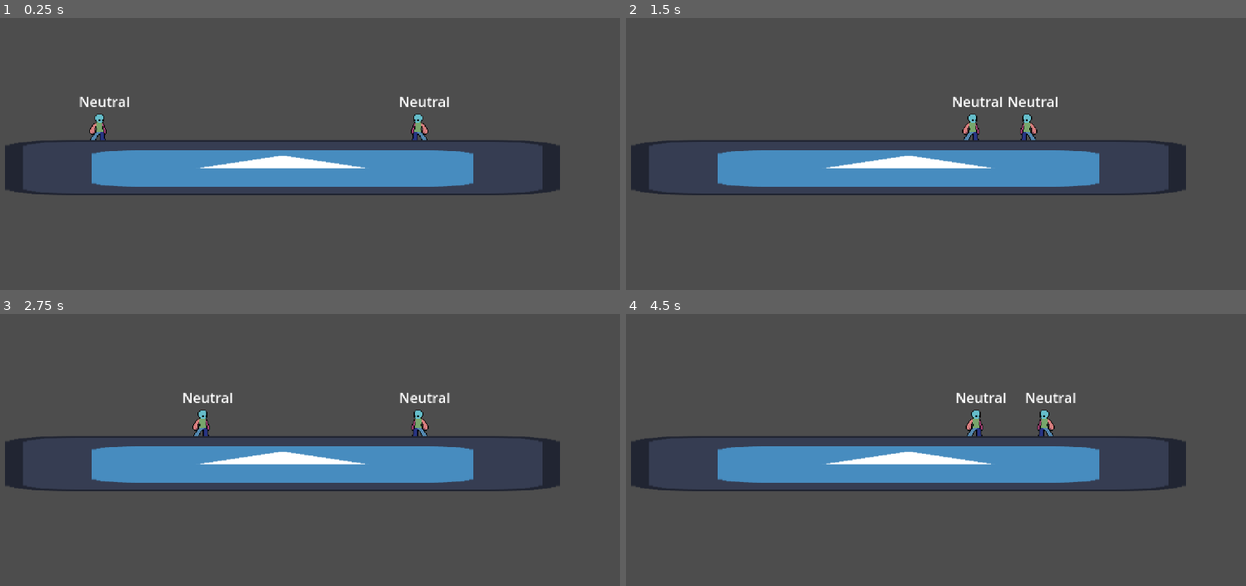
Above: before the commit, frames 1-4 (two rows, left to right).
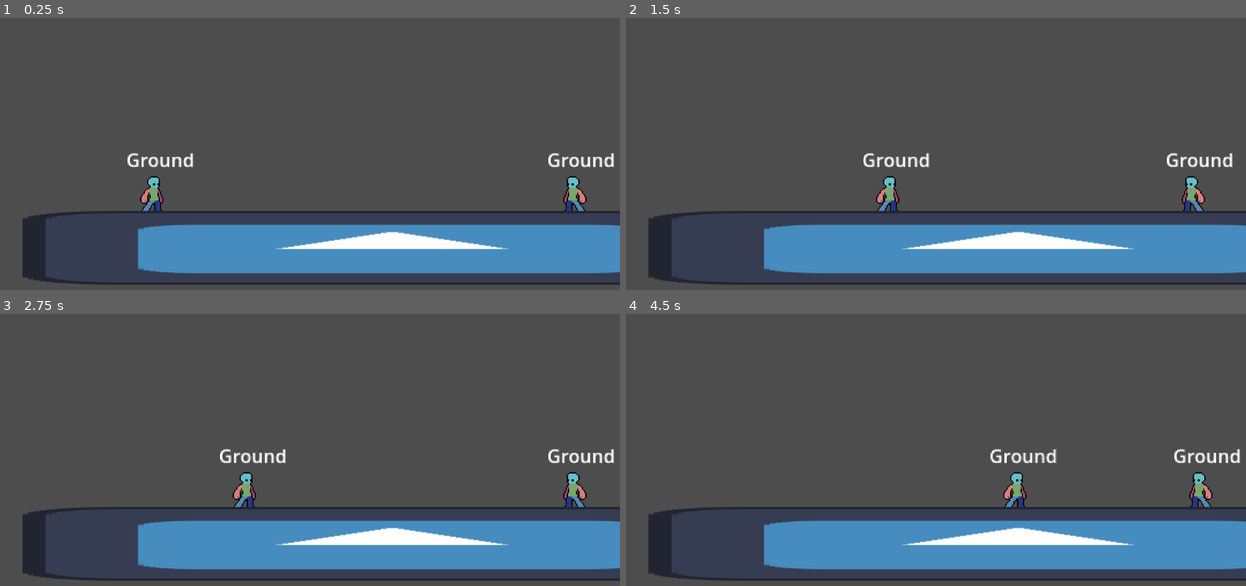
Above: after the commit, the same moments.

Repository: rmjuarez12/i-teched-that-fg
Game: Godot game, scene res://test-scene.tscn
The game is run twice, just before and just after one commit, with the same random seed, the same clock (stepped at 60 frames per second) and the same inputs. The engine's default icon, where the game draws it, is replaced by a stand-in: a white triangle on a blue panel in a dark square.
Inputs:
- Up to frame 1 (0.25 s): no input
- Up to frame 2 (1.5 s): tap Enter at 0.5 s; hold D (p1_forward) from 0.53 s (still down); tap Left (p2_back) at 0.6 s; tap Down (p2_down) at 1.35 s
- Up to frame 3 (2.75 s): release D (p1_forward) at 2.03 s; hold A (p1_back) from 2.03 s (still down); tap Right (p2_forward) at 2.1 s
- Up to frame 4 (4.5 s): release A (p1_back) at 2.78 s; hold D (p1_forward) 2.78-4.28 s; tap Up (p2_up) at 2.85 s; tap Left (p2_back) at 3.6 s; hold A (p1_back) from 4.28 s (still down); tap Down (p2_down) at 4.35 s

The runs differ from the first frame. In frame 1, 28% of the frame differs, in the area x 0-100%, y 28-99%; in frame 2, 28%; in frame 3, 28%; in frame 4, 28%.

Commit message:
Added a simple State Machine

Diff:
--- /dev/null
+++ b/classes/PlayerState.gd
@@ -0,0 +1,21 @@
+extends Node
+
+class_name PlayerState
+
+@export var can_move: bool = true
+
+var character : CharacterBody2D
+var next_state : PlayerState
+var playback : AnimationNodeStateMachinePlayback
+
+func state_process(_delta):
+	pass
+
+func state_input(_event : InputEvent):
+	pass
+
+func on_enter():
+	pass
+
+func on_exit():
+	pass
--- a/scenes/Player/Player.tscn
+++ b/scenes/Player/Player.tscn
@@ -1,20 +1,34 @@
-[gd_scene load_steps=4 format=3 uid="uid://b42is2rsq8282"]
+[gd_scene load_steps=13 format=3 uid="uid://b42is2rsq8282"]
 
 [ext_resource type="Script" uid="uid://pk5odqkytgqf" path="res://scenes/Player/scripts/player_controller.gd" id="1_ky53y"]
 [ext_resource type="Texture2D" uid="uid://c75ta2h4dvv51" path="res://assets/chracter-placeholder.png" id="2_bvqhm"]
+[ext_resource type="Script" uid="uid://dsl78sa4r2va0" path="res://scenes/Player/scripts/state_machine.gd" id="3_ved6o"]
+[ext_resource type="Script" uid="uid://bxnvgq4dhmnph" path="res://scenes/Player/scripts/ground_state.gd" id="4_socpp"]
+[ext_resource type="Script" uid="uid://bw55tq8yxuk8o" path="res://scenes/Player/scripts/jump_state.gd" id="5_socpp"]
+[ext_resource type="Script" uid="uid://bb6xyehby4fn4" path="res://scenes/Player/scripts/falling_state.gd" id="6_fxc31"]
+[ext_resource type="Script" uid="uid://sfg550twckkp" path="res://scenes/Player/scripts/forward_dash_state.gd" id="7_fxc31"]
+[ext_resource type="Script" uid="uid://dybxmei2wnt3u" path="res://scenes/Player/scripts/back_dash_state.gd" id="8_puxyr"]
 
 [sub_resource type="RectangleShape2D" id="RectangleShape2D_c5pbs"]
 size = Vector2(20, 33)
 
-[node name="BigGuy" type="CharacterBody2D"]
+[sub_resource type="AnimationNodeStateMachine" id="AnimationNodeStateMachine_socpp"]
+
+[sub_resource type="RectangleShape2D" id="RectangleShape2D_mmokv"]
+
+[sub_resource type="RectangleShape2D" id="RectangleShape2D_puxyr"]
+size = Vector2(14, 30)
+
+[node name="Player" type="CharacterBody2D"]
 script = ExtResource("1_ky53y")
-
-[node name="CollisionShape2D" type="CollisionShape2D" parent="."]
-position = Vector2(0, 0.5)
-shape = SubResource("RectangleShape2D_c5pbs")
 
 [node name="Sprite2D" type="Sprite2D" parent="."]
 texture = ExtResource("2_bvqhm")
+
+[node name="CollisionShape2D" type="CollisionShape2D" parent="."]
+visible = false
+position = Vector2(0, 0.5)
+shape = SubResource("RectangleShape2D_c5pbs")
 
 [node name="Label" type="Label" parent="."]
 offset_left = -23.0
@@ -22,3 +36,82 @@
 offset_right = 19.0
 offset_bottom = -19.0
 text = "Input"
+
+[node name="StateMachine" type="Node" parent="." node_paths=PackedStringArray("player_character", "current_state", "animation_tree", "state_label")]
+script = ExtResource("3_ved6o")
+player_character = NodePath("..")
+current_state = NodePath("Ground")
+animation_tree = NodePath("../BigGuyAnim/AnimationTree")
+state_label = NodePath("../Label")
+
+[node name="Ground" type="Node" parent="StateMachine" node_paths=PackedStringArray("jump_state", "falling_state", "f_dash_state", "b_dash_state")]
+script = ExtResource("4_socpp")
+jump_state = NodePath("../Jump")
+falling_state = NodePath("../Falling")
+f_dash_state = NodePath("../ForwardDash")
+b_dash_state = NodePath("../BackDash")
+metadata/_custom_type_script = "uid://dc1su2sa0sebm"
+
+[node name="Jump" type="Node" parent="StateMachine" node_paths=PackedStringArray("falling_state")]
+script = ExtResource("5_socpp")
+falling_state = NodePath("../Falling")
+can_move = false
+metadata/_custom_type_script = "uid://dc1su2sa0sebm"
+
+[node name="Falling" type="Node" parent="StateMachine" node_paths=PackedStringArray("landing_state")]
+script = ExtResource("6_fxc31")
+landing_state = NodePath("../Ground")
+can_move = false
+metadata/_custom_type_script = "uid://dc1su2sa0sebm"
+
+[node name="ForwardDash" type="Node" parent="StateMachine" node_paths=PackedStringArray("ground_state", "dash_timer")]
+script = ExtResource("7_fxc31")
+ground_state = NodePath("../Ground")
+dash_timer = NodePath("../../FDashTimer")
+can_move = false
+metadata/_custom_type_script = "uid://dc1su2sa0sebm"
+
+[node name="BackDash" type="Node" parent="StateMachine" node_paths=PackedStringArray("ground_state", "dash_timer")]
+script = ExtResource("8_puxyr")
+ground_state = NodePath("../Ground")
+dash_timer = NodePath("../../BDashTimer")
+can_move = false
+metadata/_custom_type_script = "uid://dc1su2sa0sebm"
+
+[node name="BigGuyAnim" type="Node" parent="."]
+
+[node name="AnimationTree" type="AnimationTree" parent="BigGuyAnim"]
+root_node = NodePath(".")
+tree_root = SubResource("AnimationNodeStateMachine_socpp")
+anim_player = NodePath("../AnimationPlayer")
+
+[node name="AnimationPlayer" type="AnimationPlayer" parent="BigGuyAnim"]
+root_node = NodePath("../AnimationTree")
+
+[node name="FDashTimer" type="Timer" parent="."]
+wait_time = 0.5
+
+[node name="BDashTimer" type="Timer" parent="."]
+wait_time = 0.5
+
+[node name="HitBoxes" type="Node" parent="."]
+
+[node name="Area2D" type="Area2D" parent="HitBoxes"]
+
+[node name="CollisionShape2D" type="CollisionShape2D" parent="HitBoxes/Area2D"]
+position = Vector2(13, 0)
+shape = SubResource("RectangleShape2D_mmokv")
+debug_color = Color(0.921157, 0.200782, 0.494826, 0.42)
+
+[node name="HurtBoxes" type="Node" parent="."]
+
+[node name="Area2D" type="Area2D" parent="HurtBoxes"]
+
+[node name="CollisionShape2D" type="CollisionShape2D" parent="HurtBoxes/Area2D"]
+shape = SubResource("RectangleShape2D_puxyr")
+debug_color = Color(0.185825, 0.555695, 0.860575, 0.42)
+
+[connection signal="timeout" from="FDashTimer" to="StateMachine/ForwardDash" method="_on_dash_timer_timeout"]
+[connection signal="timeout" from="FDashTimer" to="StateMachine/ForwardDash" method="_on_f_dash_timer_timeout"]
+[connection signal="timeout" from="BDashTimer" to="StateMachine/ForwardDash" method="_on_dash_timer_timeout"]
+[connection signal="timeout" from="BDashTimer" to="StateMachine/BackDash" method="_on_b_dash_timer_timeout"]
--- /dev/null
+++ b/scenes/Player/scripts/back_dash_state.gd
@@ -0,0 +1,16 @@
+extends PlayerState
+
+@export var ground_state: PlayerState
+@export var dash_timer: Timer
+
+func on_enter() -> void:
+	dash_timer.start()
+	character.velocity.x = -70 if character.is_facing_right else 70
+	character.velocity.y += -50
+
+func state_process(_delta):
+	character.velocity.y += -700 * _delta
+
+func _on_b_dash_timer_timeout() -> void:
+	dash_timer.stop()
+	next_state = ground_state
--- /dev/null
+++ b/scenes/Player/scripts/falling_state.gd
@@ -0,0 +1,7 @@
+extends PlayerState
+
+@export var landing_state: PlayerState
+
+func state_process(_delta):
+	if(character.is_on_floor()):
+		next_state = landing_state
--- /dev/null
+++ b/scenes/Player/scripts/forward_dash_state.gd
@@ -0,0 +1,12 @@
+extends PlayerState
+
+@export var ground_state: PlayerState
+@export var dash_timer: Timer
+
+func on_enter() -> void:
+	dash_timer.start()
+	character.velocity.x = 100 if character.is_facing_right else -100
+
+func _on_f_dash_timer_timeout() -> void:
+	dash_timer.stop()
+	next_state = ground_state
--- /dev/null
+++ b/scenes/Player/scripts/ground_state.gd
@@ -0,0 +1,28 @@
+extends PlayerState
+
+@export var jump_speed:float = -400.0
+
+@export var jump_state: PlayerState
+@export var falling_state: PlayerState
+@export var f_dash_state: PlayerState
+@export var b_dash_state: PlayerState
+
+func state_process(_delta):
+	if not character.is_on_floor():
+		next_state = falling_state
+
+func state_input(event : InputEvent):
+	if(event.is_action_pressed(character.player_inputs.up) and can_move):
+		jump(event)
+
+	if character.match_motion(character.motion_inputs["FDash"]):
+		next_state = f_dash_state
+
+	if character.match_motion(character.motion_inputs["BDash"]):
+		next_state = b_dash_state
+
+func jump(_event : InputEvent):
+	var jump_velocity = jump_speed
+
+	character.velocity.y = jump_velocity
+	next_state = jump_state
--- /dev/null
+++ b/scenes/Player/scripts/hurt_boxes.gd
@@ -0,0 +1,11 @@
+extends Node2D
+
+@export var collision_shape: CollisionShape2D
+
+func _draw():
+    if collision_shape.shape is RectangleShape2D:
+        var s = collision_shape.shape.size
+        draw_rect(Rect2(-s/2, s), Color(1, 0, 0, 0.4), false)
+
+    elif collision_shape.shape is CircleShape2D:
+        draw_circle(Vector2.ZERO, collision_shape.shape.radius, Color(0, 1, 0, 0.4))
--- /dev/null
+++ b/scenes/Player/scripts/jump_state.gd
@@ -0,0 +1,8 @@
+extends PlayerState
+
+@export var falling_state: PlayerState
+
+# Called every frame. 'delta' is the elapsed time since the previous frame.
+func state_process(_delta: float) -> void:
+	if character.velocity.y > 0:
+		next_state = falling_state
--- a/scenes/Player/scripts/player_controller.gd
+++ b/scenes/Player/scripts/player_controller.gd
@@ -1,11 +1,13 @@
 extends CharacterBody2D
 
 # Movement Vars
-const SPEED = 300.0
+const SPEED = 100.0
 const JUMP_VELOCITY = -400.0
 
 @export var is_facing_right: bool = true
 @onready var sprite_2d: Sprite2D = $Sprite2D
+
+@onready var state_machine: PlayerStateMachine = $StateMachine
 
 # Define if player one
 @export var is_player_one: bool = true
@@ -41,7 +43,7 @@
 
 # Input buffering
 var input_buffer: Array = []
-var buffer_timer:float = 0.3
+var buffer_timer:float = 0.5
 var curr_directional_input:  Vector2 = Vector2(0, 0)
 var prev_directional_input:  Vector2 = Vector2(0, 0)
 @onready var buffering_timer = $InputBufferTimer
@@ -62,10 +64,6 @@
 	if not is_on_floor():
 		velocity += get_gravity() * delta
 
-	# Handle jump.
-	if Input.is_action_just_pressed(player_inputs.up) and is_on_floor():
-		velocity.y = JUMP_VELOCITY
-
 	# For basic movement
 	handle_character_movement()
 	handle_facing_direction()
@@ -75,22 +73,15 @@
 	handle_input_buffering()
 	prune_buffer()
 
-	# Basic Motion Inputs
-	if match_motion(motion_inputs["FDash"]):
-		input_type_label.set_text("Forward Dash")
-	elif match_motion(motion_inputs["BDash"]):
-		input_type_label.set_text("Back Dash")
-	else:
-		input_type_label.set_text("Neutral")
-
 # Handles basic character movement
 func handle_character_movement() -> void:
 	var direction := Input.get_axis(player_inputs.back, player_inputs.forward)
 
-	if direction:
+	if direction and state_machine.current_state.can_move:
 		velocity.x = direction * SPEED
 	else:
-		velocity.x = move_toward(velocity.x, 0, SPEED)
+		if state_machine.current_state.name == "Ground":
+			velocity.x = move_toward(velocity.x, 0, SPEED)
 
 # Changes character facing direction based on opponent's position
 func handle_facing_direction() -> void:
--- /dev/null
+++ b/scenes/Player/scripts/state_machine.gd
@@ -0,0 +1,43 @@
+extends Node
+
+class_name PlayerStateMachine
+
+@export var player_character: Node
+@export var current_state : PlayerState
+@export var animation_tree : AnimationTree
+
+var states : Array[PlayerState]
+
+#For testing
+@export var state_label: Label
+
+func _ready() -> void:
+
+  for child in get_children():
+    if child is PlayerState:
+      states.append(child)
+
+      child.character = player_character
+      child.playback = animation_tree["parameters/playback"]
+    else:
+      push_error("Child node is not a PlayerState: " + child.name)
+
+func _input(event : InputEvent):
+  current_state.state_input(event)
+
+func _physics_process(delta: float) -> void:
+
+  if(current_state.next_state != null):
+    switch_states(current_state.next_state)
+
+  current_state.state_process(delta)
+  state_label.set_text(current_state.name)
+
+func switch_states(new_state : PlayerState):
+  if(current_state != null):
+    current_state.on_exit()
+    current_state.next_state = null
+
+  current_state = new_state
+
+  current_state.on_enter()
--- a/test-scene.tscn
+++ b/test-scene.tscn
@@ -10,7 +10,7 @@
 [node name="Node2D" type="Node2D"]
 
 [node name="Player1" parent="." instance=ExtResource("1_0411k")]
-position = Vector2(167, 212)
+position = Vector2(172, 222)
 
 [node name="Player2" parent="." instance=ExtResource("1_0411k")]
 position = Vector2(536, 208)
@@ -28,7 +28,7 @@
 shape = SubResource("RectangleShape2D_8amj3")
 
 [node name="Camera2D" type="Camera2D" parent="."]
-zoom = Vector2(1.5, 1.5)
+zoom = Vector2(2, 2)
 limit_left = 0
 limit_top = 0
 
Not shown, added: classes/PlayerState.gd.uid
Not shown, added: scenes/Player/scripts/back_dash_state.gd.uid
Not shown, added: scenes/Player/scripts/falling_state.gd.uid
Not shown, added: scenes/Player/scripts/forward_dash_state.gd.uid
Not shown, added: scenes/Player/scripts/ground_state.gd.uid
Not shown, added: scenes/Player/scripts/hurt_boxes.gd.uid
Not shown, added: scenes/Player/scripts/jump_state.gd.uid
Not shown, added: scenes/Player/scripts/state_machine.gd.uid
